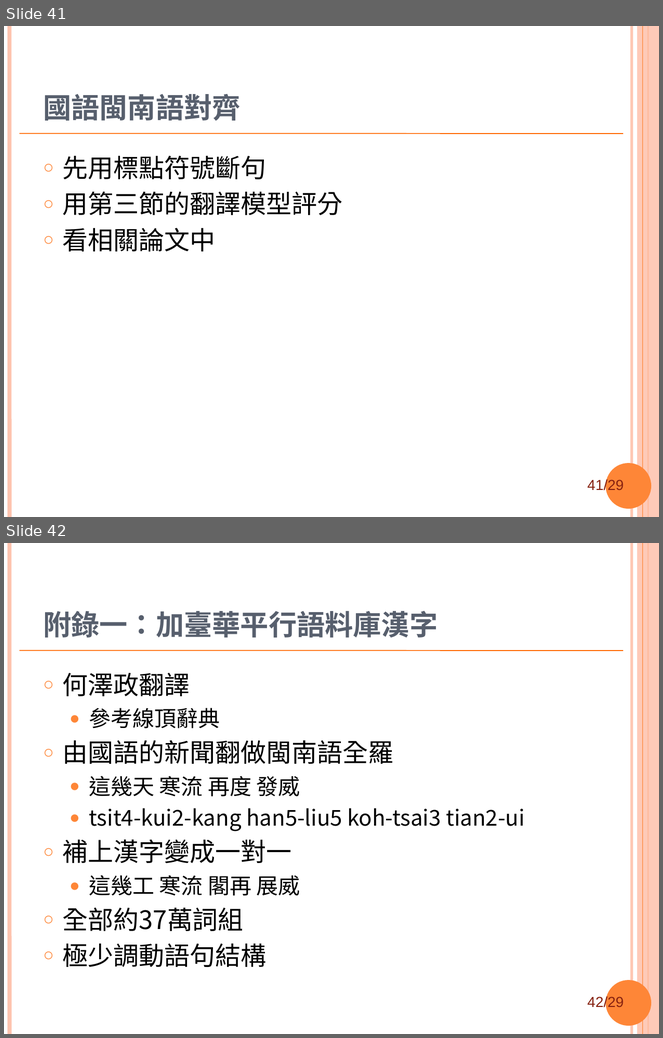
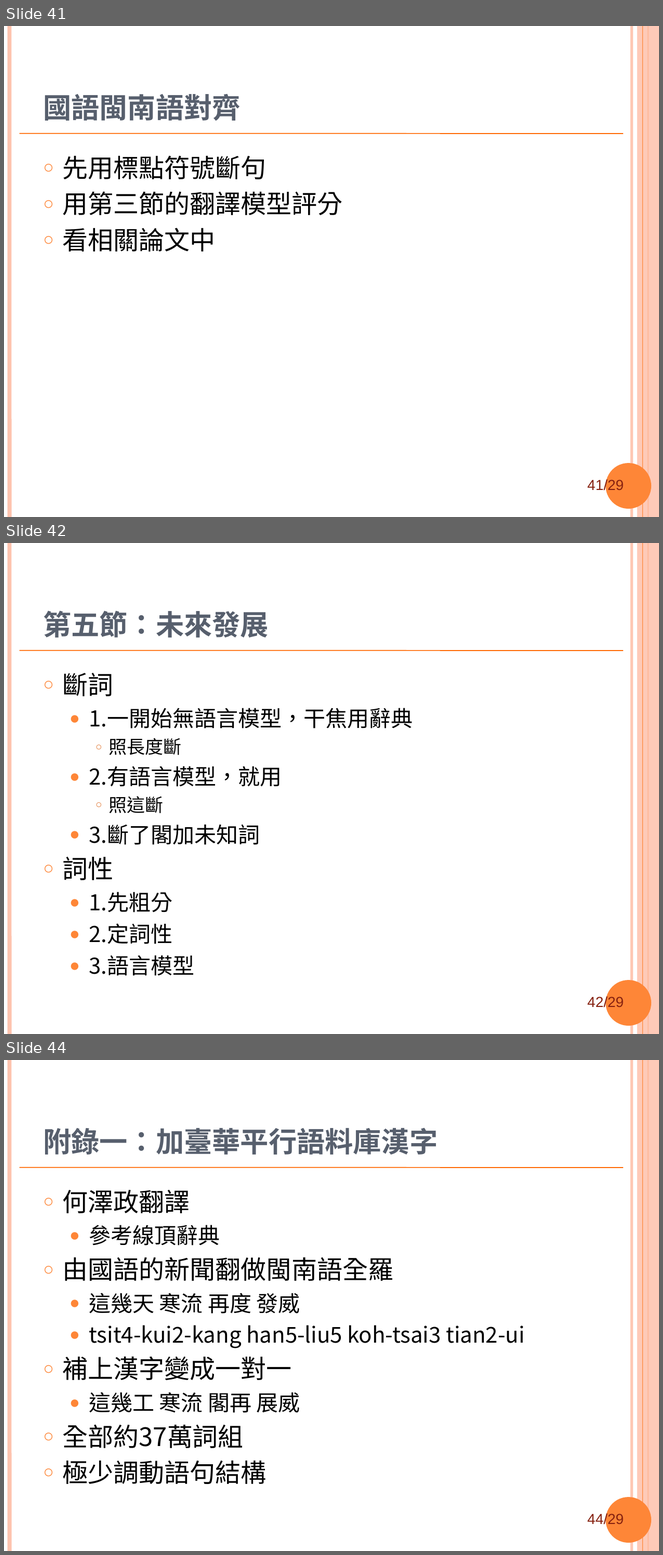
Before and after one commit to sih4sing5hong5/po3-ko3_tau5-iann2-phinn3, a slide deck: 翻譯報告.ppt. Shown one above the other, each under a label of ours: slides 41 and 42 before the commit, slides 41, 42 and 44 after it; the slides between them are not shown. The pictures are 663x1038 and 663x1555 pixels, drawn with LibreOffice and Linux fonts; fonts in the diff are those of the drawing; background and template pictures are left out. Boxes give left, top, right and bottom in pixels: in the first picture for what was removed or moved away, otherwise in the second. Text is boxed around its words. In the diff, an @@ line names an element or a change of style, - is before the commit and + after.

Commit message:
加未來發展 丞宏

```diff
--- a/翻譯報告.ppt
+++ b/翻譯報告.ppt
@@ slide 42 added at box(4, 543, 659, 1034), background #FFFFFF; not listed: 8 template elements that a slide beside it also shows @@
@@ title added at box(43, 611, 269, 638), 31 pt, text #575F6D, bold @@
+第五節：未來發展
@@ text added at box(63, 673, 413, 976), 24 pt, text #000000 @@
+○ 斷詞
+  ● 1.一開始無語言模型，干焦用辭典
+    ○ 照長度斷
+  ● 2.有語言模型，就用
+    ○ 照這斷
+  ● 3.斷了閣加未知詞
+○ 詞性
+  ● 1.先粗分
+  ● 2.定詞性
+  ● 3.語言模型
@@ what was slide 42 is now slide 44 @@
@@ page number at box(587, 1513, 624, 1527): text changed @@
-42/29
+44/29
```
Also in this commit, not shown: 2 slides changed.
